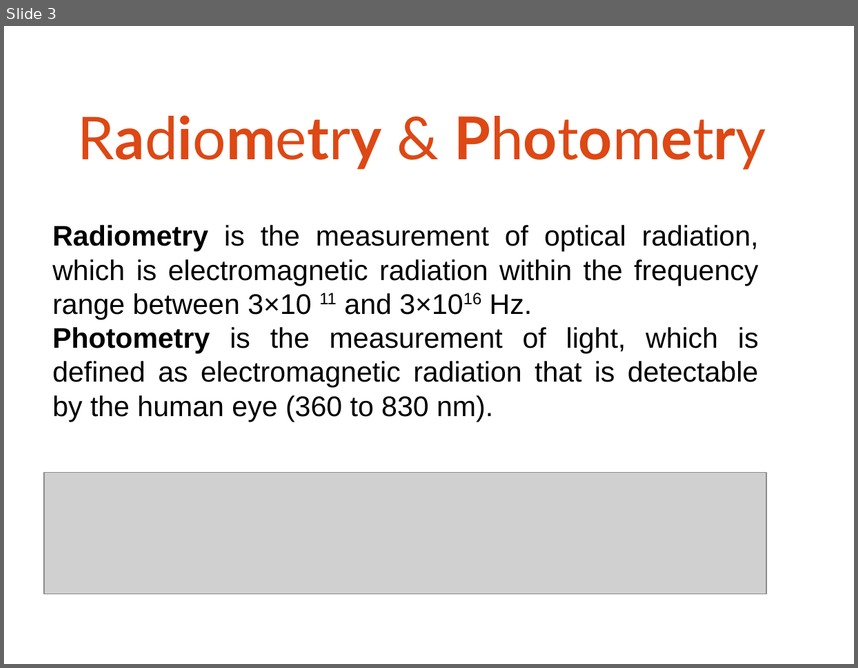
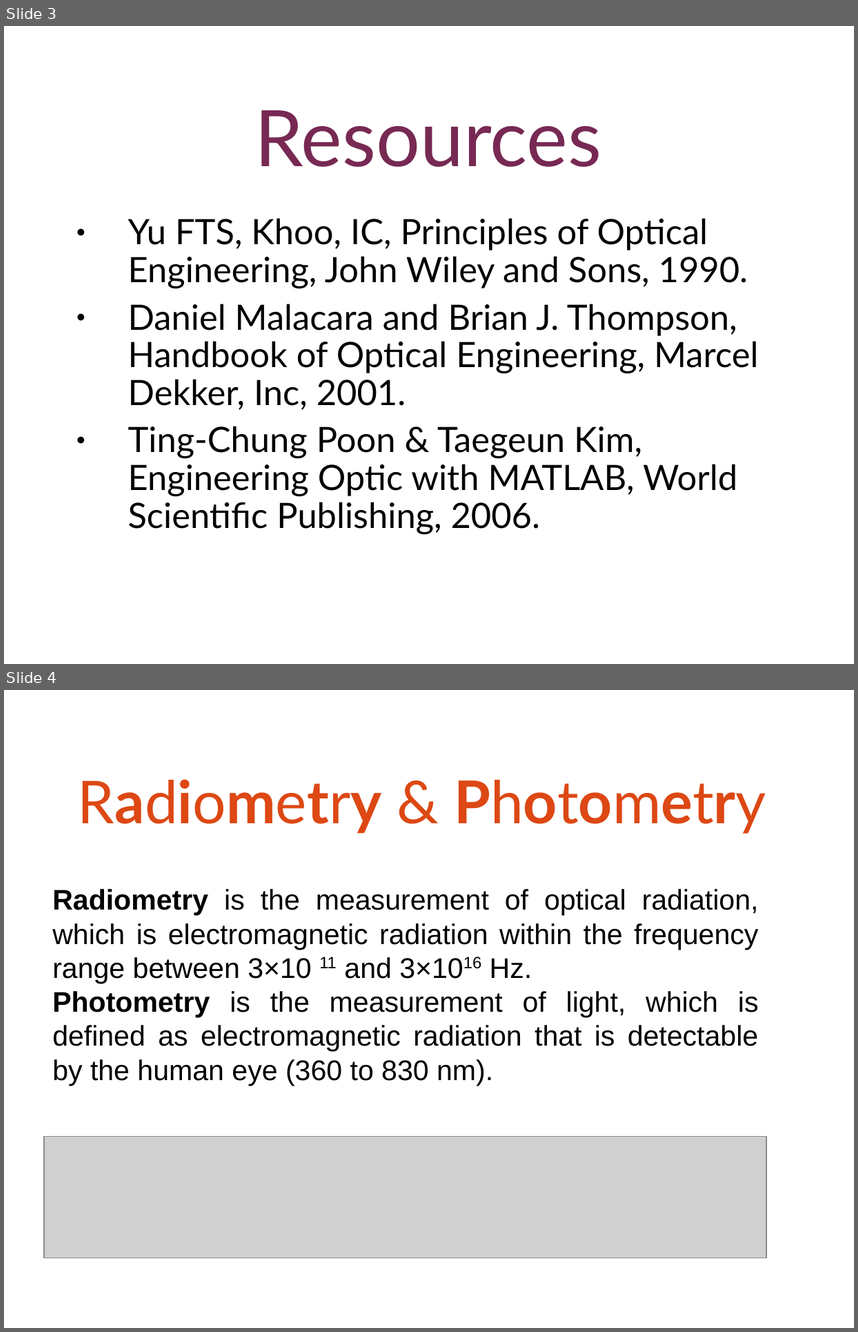
Before and after one commit to bagustris/TeknikOptik, a slide deck: slide/Fotometri.ppt. Shown one above the other, each under a label of ours: slide 3 before the commit, slides 3 and 4 after it. The pictures are 858x668 and 858x1332 pixels, drawn with LibreOffice and Linux fonts; fonts in the diff are those of the drawing; grey boxes stand for pictures. Boxes give left, top, right and bottom in pixels: in the first picture for what was removed or moved away, otherwise in the second. Text is boxed around its words. In the diff, an @@ line names an element or a change of style, - is before the commit and + after.

```diff
--- a/slide/Fotometri.ppt
+++ b/slide/Fotometri.ppt
@@ slide 3 added at [4, 26, 854, 664], background #FFFFFF @@
@@ title added at [255, 110, 602, 167], 66 pt, text #772953 @@
+Resources
@@ text added at [128, 218, 758, 534], 29.6 pt, text #000000 @@
+● Yu FTS, Khoo, IC, Principles of Optical Engineering, John Wiley and Sons, 1990.
+● Daniel Malacara and Brian J. Thompson, Handbook of Optical Engineering, Marcel Dekker, Inc, 2001.
+● Ting-Chung Poon & Taegeun Kim, Engineering Optic with MATLAB, World Scientific Publishing, 2006.
@@ what was slide 3 is now slide 4 @@
```
Also in this commit, not shown: 4 slides changed, 2 other files.
